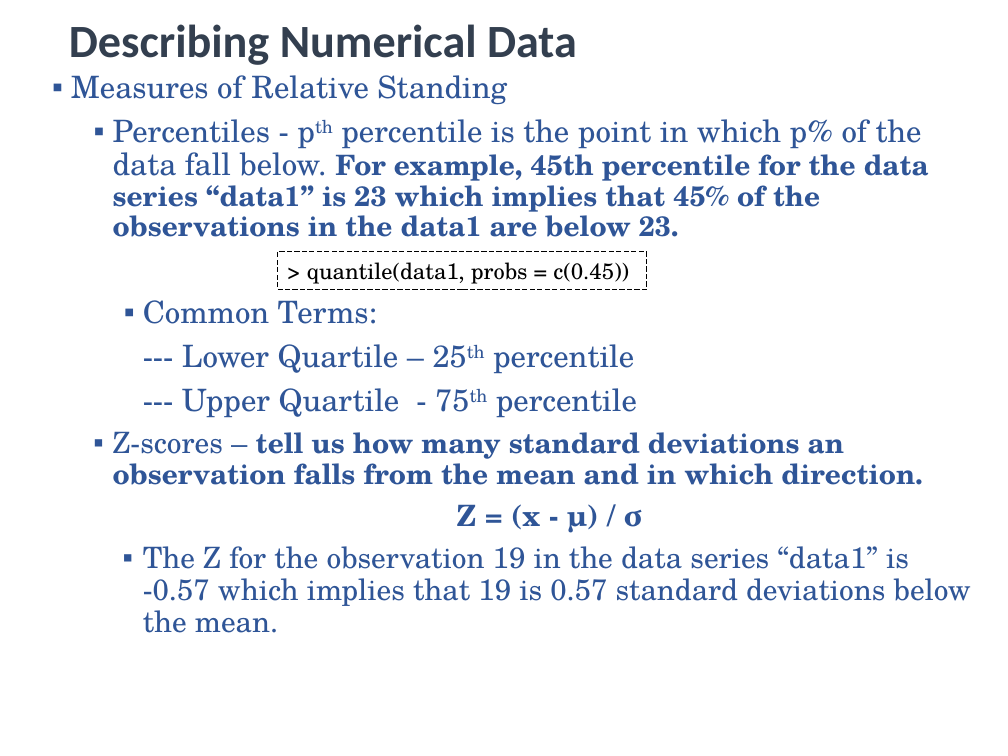
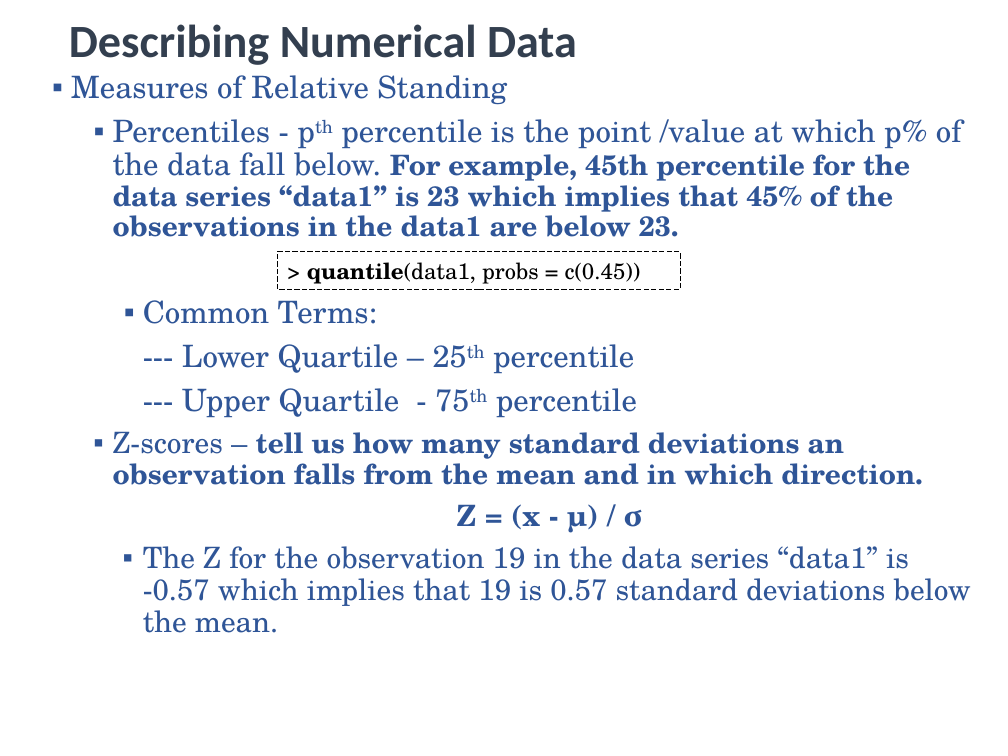
Before and after one commit to utkarshiiitm/Bootcamp-2, a slide deck: slide 24 of Boot Camp 2.pptx. Drawn at 1008x756 pixels with LibreOffice and Linux fonts; fonts in the diff are those of the drawing. Boxes give left, top, right and bottom in pixels: in the first picture for what was removed or moved away, otherwise in the second. Text is boxed around its words. In the diff, an @@ line names an element or a change of style, - is before the commit and + after.

```diff
--- a/Boot Camp 2.pptx
+++ b/Boot Camp 2.pptx
@@ text at (x1=113, y1=119, x2=962, y2=237): text changed @@
-▪ Percentiles - pth percentile is the point in which p% of the data fall below. For example, 45th percentile for the data series “data1” is 23 which implies that 45% of the observations in the data1 are below 23.
+▪ Percentiles - pth percentile is the point /value at which p% of the data fall below. For example, 45th percentile for the data series “data1” is 23 which implies that 45% of the observations in the data1 are below 23.
@@ rectangle "> quantile(data1, probs = c(0.45))" resized from (x1=277, y1=252, x2=647, y2=289) to (x1=277, y1=252, x2=680, y2=289) @@
@@ rectangle "> quantile(data1, probs = c(0.45))" at (x1=277, y1=252, x2=680, y2=289): bold on in "quantile(data1," @@
```
Also in this commit, not shown: 17 other slides changed, 2 slides added.
